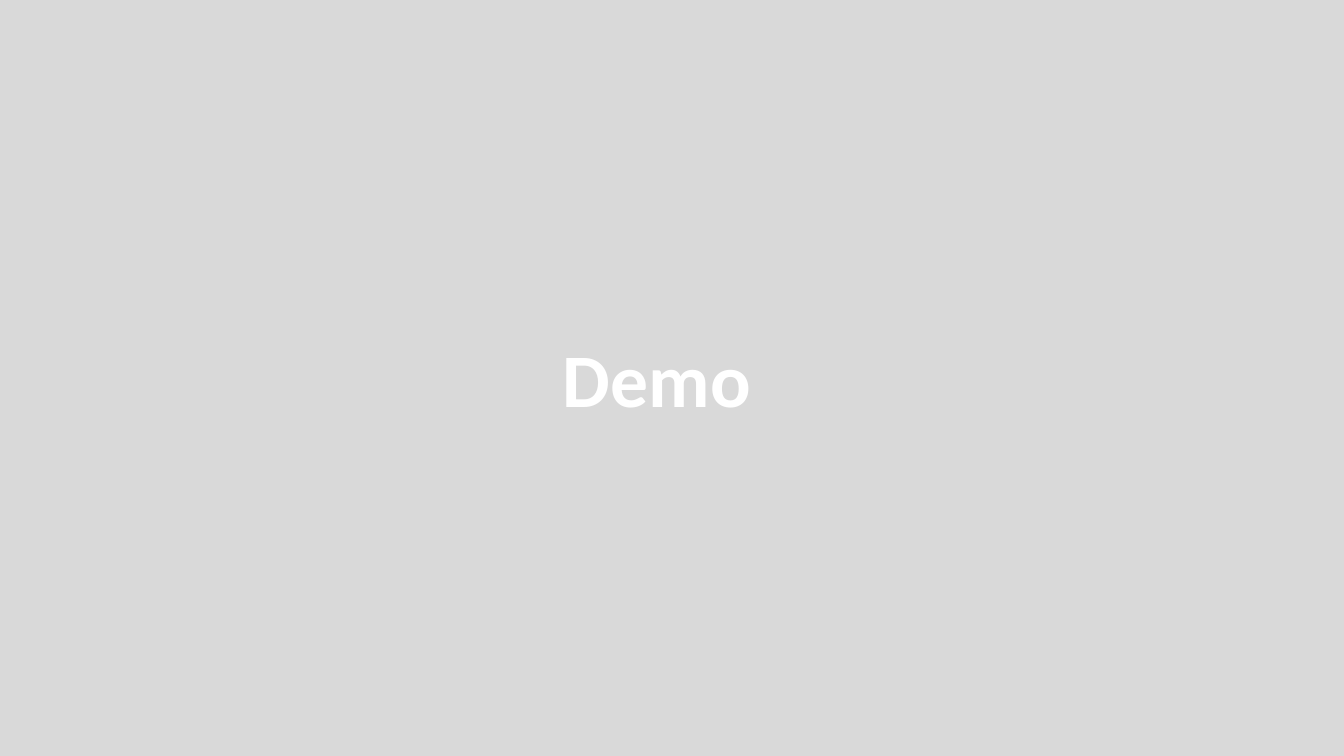
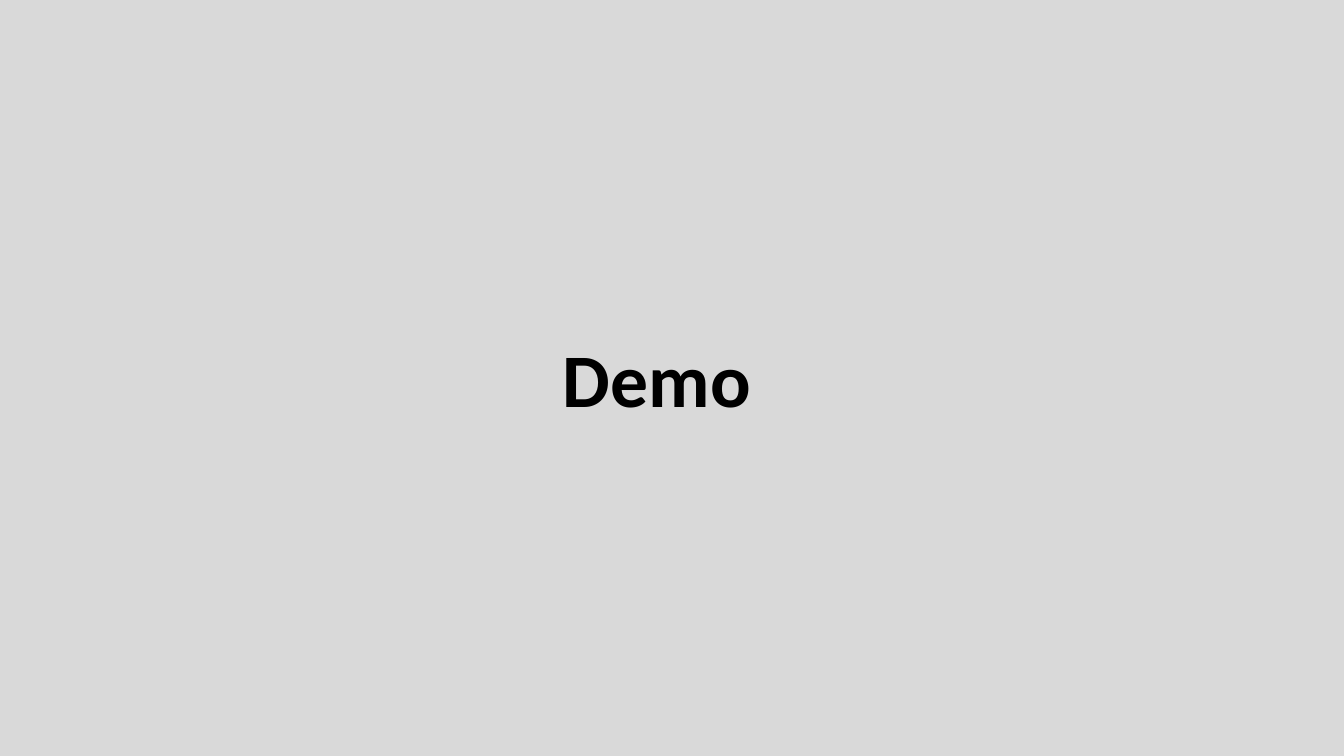
Before and after one commit to henryzt/JPMorgan-CFG19-Project-Access-Chatbot, a slide deck: slide 18 of presentation/Team14.pptx. Drawn at 1344x756 pixels with LibreOffice and Linux fonts; fonts in the diff are those of the drawing. Boxes give left, top, right and bottom in pixels: in the first picture for what was removed or moved away, otherwise in the second. Text is boxed around its words. In the diff, an @@ line names an element or a change of style, - is before the commit and + after.

```diff
--- a/presentation/Team14.pptx
+++ b/presentation/Team14.pptx
@@ text "Demo" at bbox=[563, 358, 751, 408]: text colour #FFFFFF to #000000 @@
```
Also in this commit, not shown: 5 other slides changed, 3 slides added, 3 slides removed.
